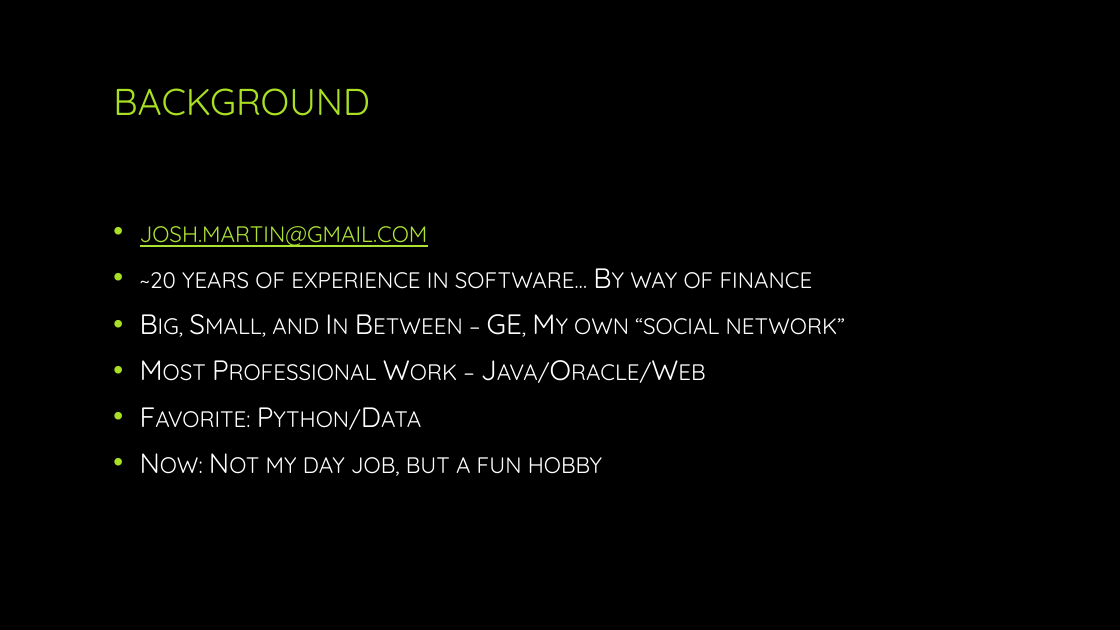
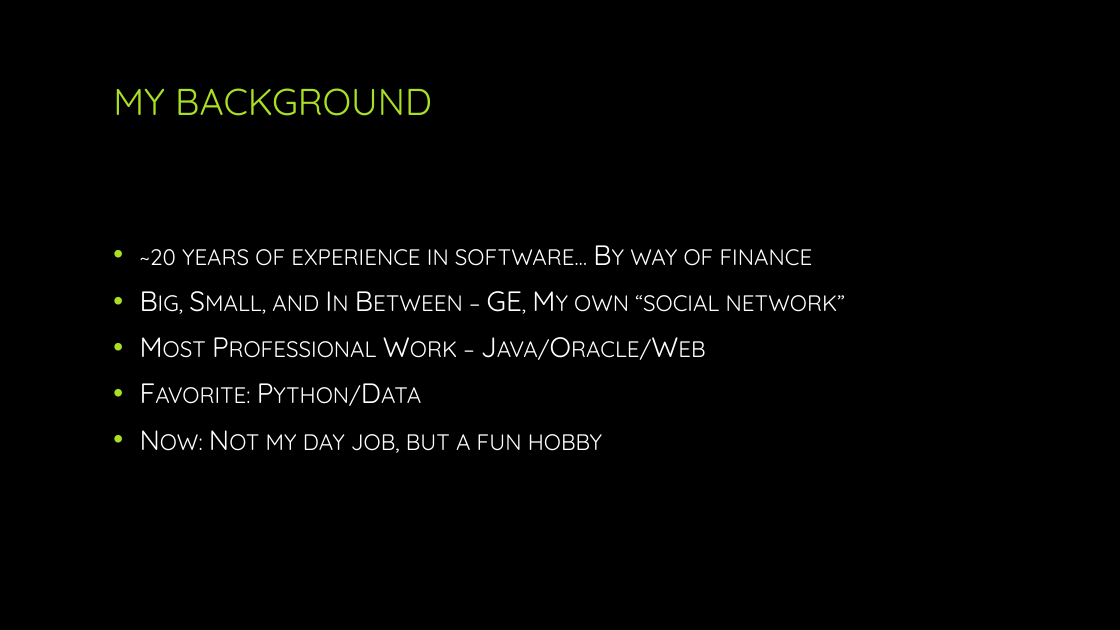
Before and after one commit to jjdm/cissp-software, a slide deck: slide 3 of docs/Software Development - CISSP.pptx (slide 2 before the commit). Drawn at 1120x630 pixels with LibreOffice and Linux fonts; fonts in the diff are those of the drawing; background and template pictures are left out. Boxes give left, top, right and bottom in pixels: in the first picture for what was removed or moved away, otherwise in the second. Text is boxed around its words. In the diff, an @@ line names an element or a change of style, - is before the commit and + after.

Commit message:
Presentation

```diff
--- a/docs/Software Development - CISSP.pptx
+++ b/docs/Software Development - CISSP.pptx
@@ title at (x1=113, y1=88, x2=432, y2=116): text changed @@
-BACKGROUND
+MY BACKGROUND
@@ text at (x1=140, y1=226, x2=428, y2=247): paragraph removed @@
-• josh.martin@gmail.com
```
Also in this commit, not shown: 4 other slides changed, 21 slides added, 1 slide removed.
